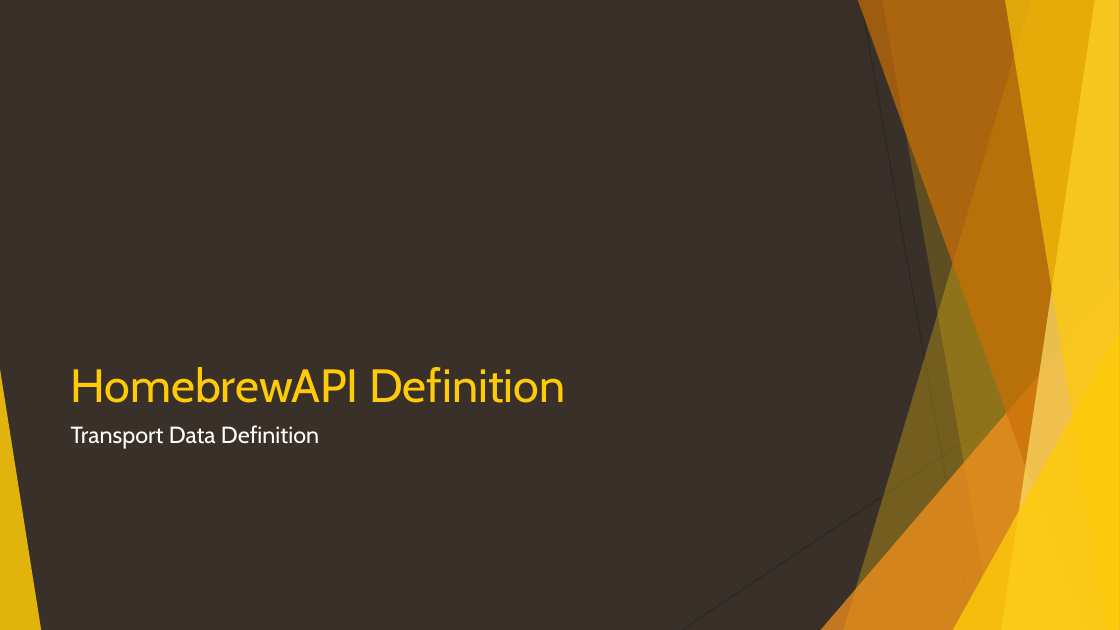
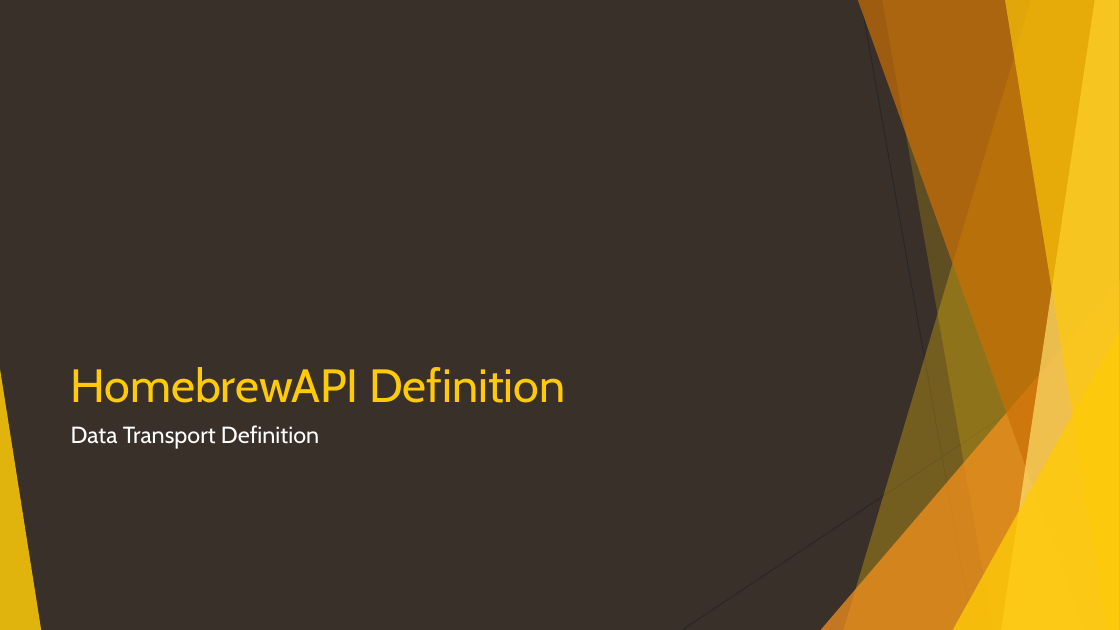
Before and after one commit to CanyonCasa/HomebrewDIY, a slide deck: slide 12 of HomebrewAPI.pptx (slide 11 before the commit). Drawn at 1120x630 pixels with LibreOffice and Linux fonts; fonts in the diff are those of the drawing. Boxes give left, top, right and bottom in pixels: in the first picture for what was removed or moved away, otherwise in the second. Text is boxed around its words. In the diff, an @@ line names an element or a change of style, - is before the commit and + after.

```diff
--- a/HomebrewAPI.pptx
+++ b/HomebrewAPI.pptx
@@ text at (71, 425, 319, 449): text changed @@
-Transport Data Definition
+Data Transport Definition
```
Also in this commit, not shown: 10 other slides changed, 4 slides added, 1 slide removed, 8 other files.
